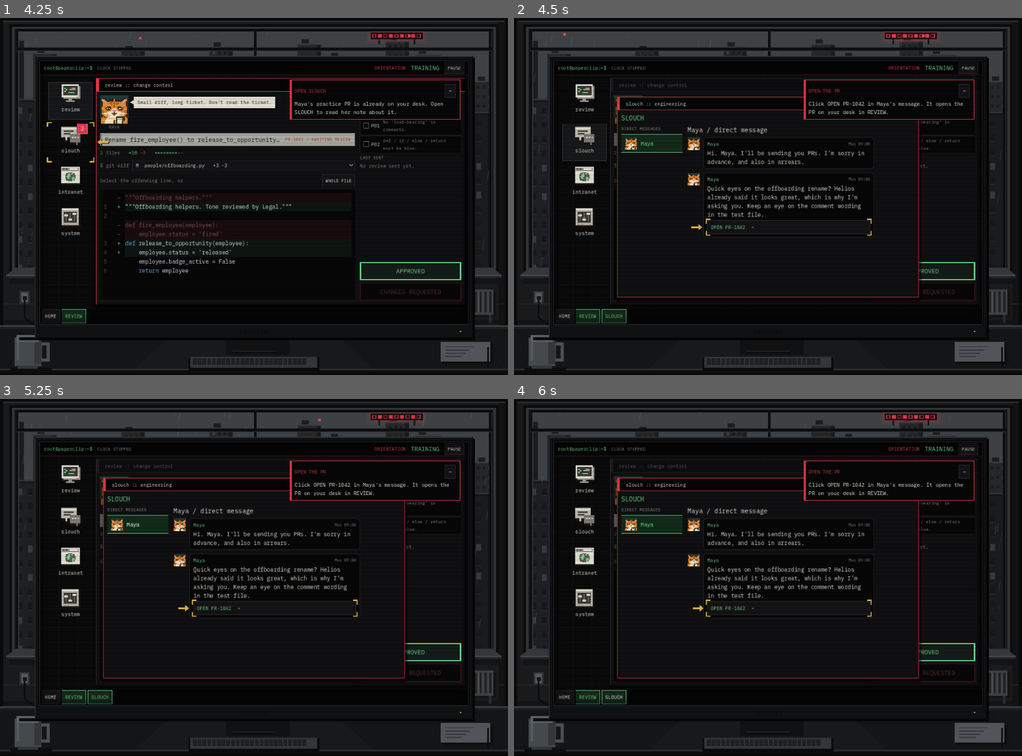
Above: before the commit, frames 1-4 (two rows, left to right).
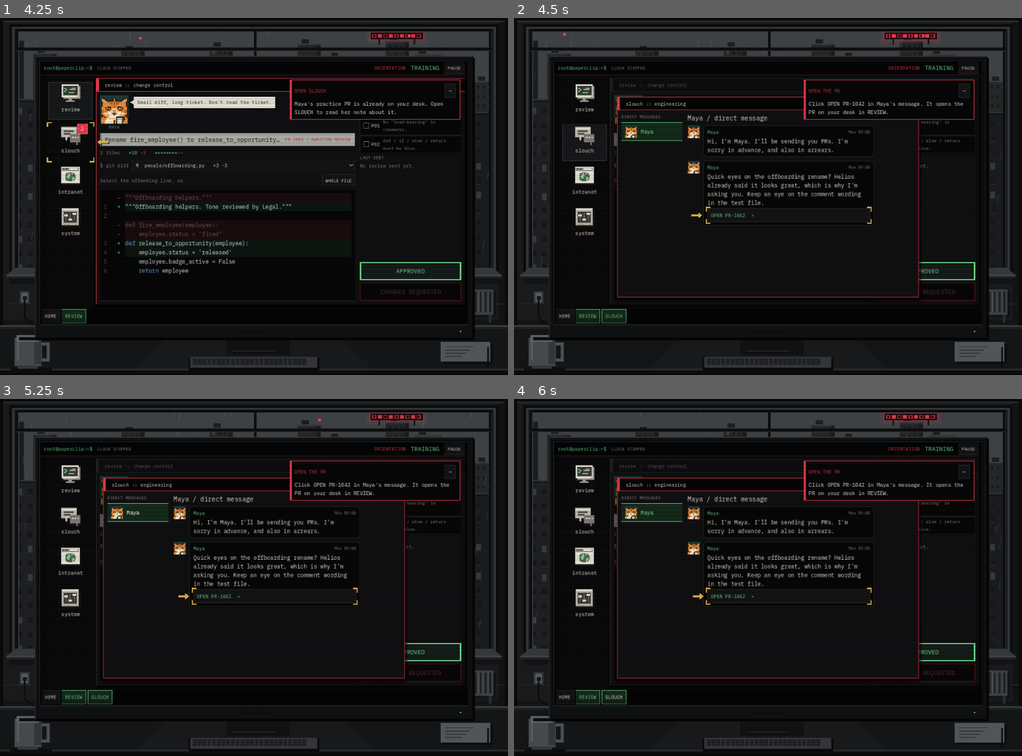
Above: after the commit, the same moments.

Repository: exponent-to/last-review
Game: Godot game, scene res://native/main.tscn
Two runs of this game, one before a commit and one after it. Both use one fixed random seed, a clock stepped at 60 frames per second and the inputs below.
Inputs (mouse positions are in pixels of both pictures, inside the frame that each line leads up to):
- Up to frame 1 (4.25 s): click "New Game" at 0.5 s; click "Slot 1 — Empty" at 1.25 s; click "SKIP [ESC]" at 2 s; click "START ORIENTATION" at 2.75 s; click (71, 100) at 3.52 s
- Up to frame 2 (4.5 s): click (585, 142) at 4.27 s
- Up to frame 3 (5.25 s): click "Maya" at 5 s
- Up to frame 4 (6 s): click "SLOUCH" at 5.75 s

Frame 1 is identical in both runs. In frame 2, 3.3% of the frame differs, in the area x 21-71%, y 27-62%; in frame 3, 3.3%; in frame 4, 3.3%.

Commit message:
UI polish: drop Slouch's redundant header, widen pause text, fix Maya's intro
Co-Authored-By: Claude Opus 5.5 <noreply@anthropic.com>
Claude-Session: https://claude.ai/code/session_01Toh7NZ5ACNR43vRL3YhDBw

Diff:
--- a/content/policy_chat.gd
+++ b/content/policy_chat.gd
@@ -11,7 +11,7 @@
 
 const PEOPLE: Dictionary = {
  "Maya": {
-  "intro": "Hi. Maya. I'll be sending you PRs. I'm sorry in advance, and also in arrears.",
+  "intro": "Hi, I'm Maya. I'll be sending you PRs. I'm sorry in advance, and also in arrears.",
   "warm": "You're one of the good ones. Don't tell anyone or they'll give you more work.",
   "distant": "I'm not mad. I'm just tired, and lately you're the shape of the reason.",
   "acknowledge": "Thanks. Take your time. Not too much time.",
--- a/native/interface.gd
+++ b/native/interface.gd
@@ -267,6 +267,7 @@
 	center.set_anchors_and_offsets_preset(Control.PRESET_FULL_RECT)
 	_pause_overlay.add_child(center)
 	var box := _column(center, 18)
+	box.custom_minimum_size.x = 380
 	_label(box, "// SESSION SUSPENDED", 24, RED)
 	_paragraph(box, "The clock is stopped. Nobody is watching.\nFor now.", 15, DIM)
 	_resume_button = _button(box, "RESUME SHIFT", func() -> void: pause_requested.emit())
@@ -1179,10 +1180,7 @@
 
 
 func _build_chat(page: VBoxContainer) -> void:
-	var header: HBoxContainer = _row(page)
-	_label(header, "SLOUCH", 16, CYAN)
-	_spacer(header)
-	_label(header, "COMPANY WORKSPACE", 11, DIM)
+	# The titlebar already names the app; the space goes to conversations.
 	var columns: HBoxContainer = _row(page, 12)
 	columns.size_flags_vertical = Control.SIZE_EXPAND_FILL
 	var sidebar: VBoxContainer = _column(columns, 6)
